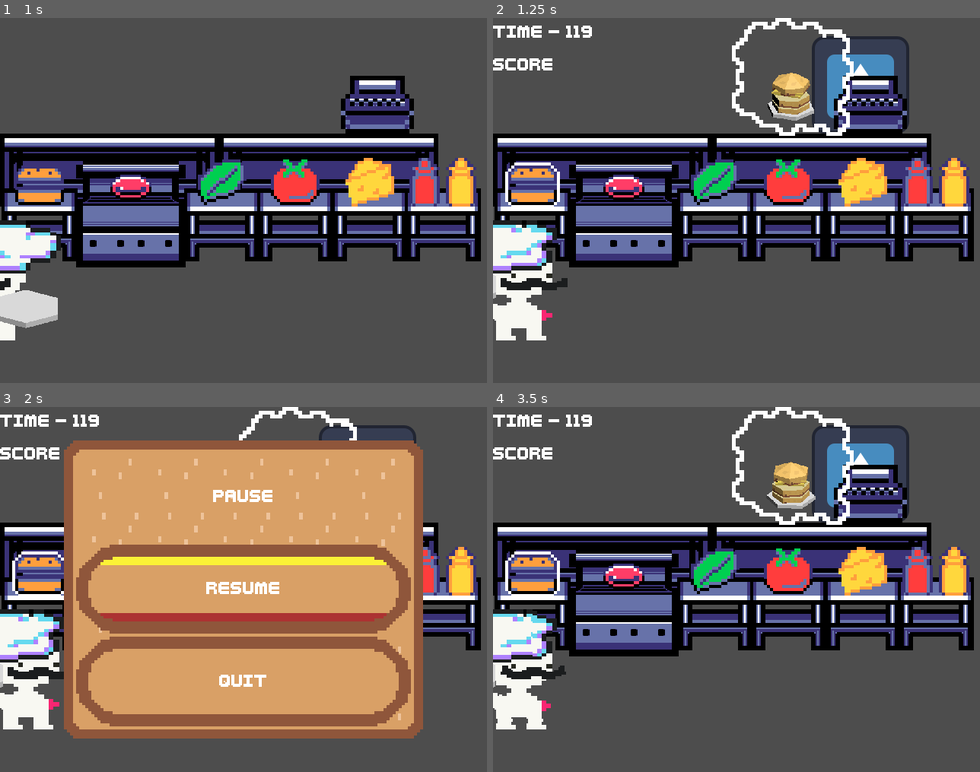
Above: before the commit, frames 1-4 (two rows, left to right).
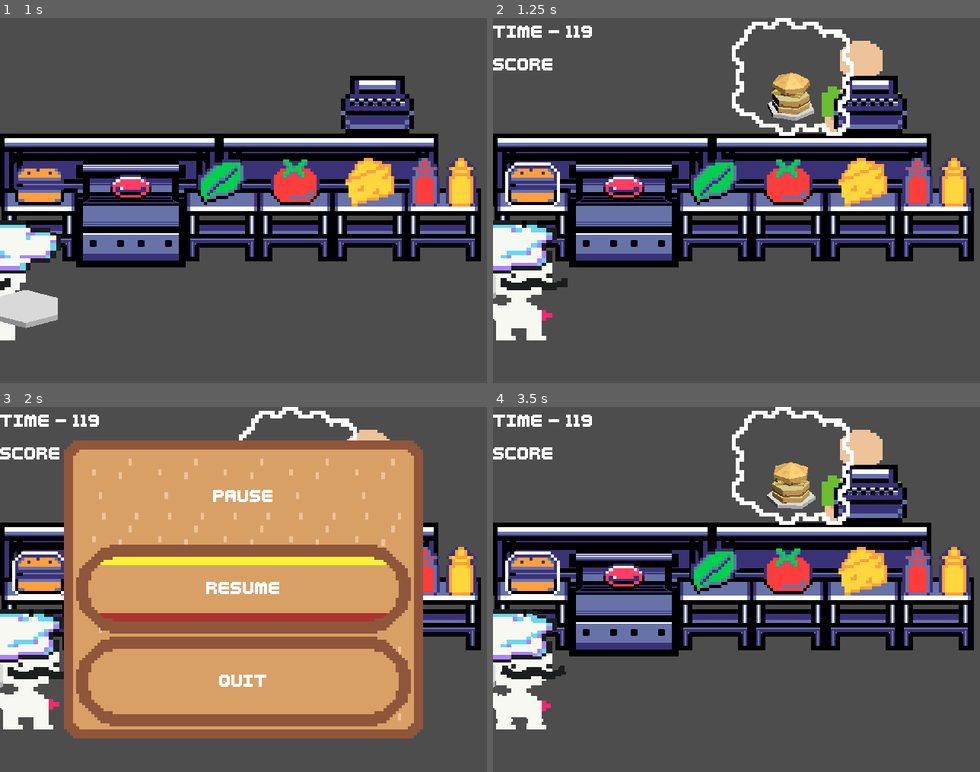
Above: after the commit, the same moments.

Repository: LettucePie/burgert
Game: Godot game, scene res://scenes/play.tscn
The game is run twice, just before and just after one commit, with the same random seed, the same clock (stepped at 60 frames per second) and the same inputs. The engine's default icon, where the game draws it, is replaced by a stand-in: a white triangle on a blue panel in a dark square.
Inputs:
- Up to frame 1 (1 s): click "Play" at 0.5 s
- Up to frame 2 (1.25 s): no input
- Up to frame 3 (2 s): tap Enter (menu) at 1.25 s; hold Right (right) from 1.28 s (still down); tap Z (confirm) at 1.35 s
- Up to frame 4 (3.5 s): release Right (right) at 2.03 s; hold Down (down) 2.03-2.75 s; tap C (special1) at 2.1 s; click "RESUME" at 2.75 s

Frame 1 is identical in both runs. In frame 2, 1.8% of the frame differs, in the area x 65-86%, y 5-32%; in frame 3, 0.3%; in frame 4, 1.8%.

Commit message:
shifted targeting and submission to hud

Diff:
--- a/scenes/game/game.gd
+++ b/scenes/game/game.gd
@@ -39,7 +39,6 @@
 func start_game():
 	game_started = true
 	chef.reset_chef()
-	kitchen.hide_all()
 	submit.set_playing(false, 0)
 	hud.show()
 	$game_timer.start(120)
@@ -51,7 +50,6 @@
 	if game_started:
 		chef.reset_chef()
 		submit.set_playing(false, 0)
-		kitchen.hide_all()
 	game_started = false
 	hud.hide()
 	$game_timer.stop()
@@ -63,7 +61,6 @@
 	#current_order_position = randi_range(0, 3)
 	current_order_position = 3
 	hud.push_burger_build(current_order, current_order_position)
-	kitchen.assign_spot(current_order_position)
 	chef.order_size = current_order.size()
 	print("TODO replace with throw-away burger anim + function")
 	chef.current_burger.refresh_plate()
@@ -110,4 +107,4 @@
 
 
 func _on_chef_submit_burger():
-	pass # Replace with function body.
+	print("Submit Target on correct spot: ", submit.current_area_idx == current_order_position)
--- a/scenes/game/game.tscn
+++ b/scenes/game/game.tscn
@@ -9,7 +9,7 @@
 [ext_resource type="Texture2D" uid="uid://cs2gjbmi4f3jj" path="res://assets/sprites/ui/dot.png" id="4_qu4ek"]
 
 [sub_resource type="CircleShape2D" id="CircleShape2D_p5ec3"]
-radius = 33.0151
+radius = 22.2036
 
 [node name="Game" type="Node" node_paths=PackedStringArray("kitchen", "hud", "chef", "submit")]
 process_mode = 1
--- a/scenes/game/kitchen.gd
+++ b/scenes/game/kitchen.gd
@@ -1,23 +1,2 @@
 extends Node2D
 class_name Kitchen
-
-@export var customers : Array[Texture2D] = []
-@onready var spots : Array[Sprite2D] = [
-	$customers/spot_1, $customers/spot_2, $customers/spot_3, $customers/spot_4
-]
-
-
-func hide_all():
-	for s in spots:
-		s.hide()
-
-
-func assign_spot(idx : int):
-	hide_all()
-	spots[idx].show()
-	var texture_idx : int = randi_range(0, customers.size() - 1)
-	spots[idx].texture = customers[texture_idx]
-
-
-func _ready():
-	hide_all()
--- a/scenes/game/kitchen_a.tscn
+++ b/scenes/game/kitchen_a.tscn
@@ -1,7 +1,6 @@
-[gd_scene load_steps=25 format=3 uid="uid://cb2lak3w8b1s8"]
+[gd_scene load_steps=24 format=3 uid="uid://cb2lak3w8b1s8"]
 
 [ext_resource type="Script" path="res://scenes/game/kitchen.gd" id="1_737en"]
-[ext_resource type="Texture2D" uid="uid://be35n4pr04nkx" path="res://icon.svg" id="1_euexd"]
 [ext_resource type="Texture2D" uid="uid://nabw6f4disui" path="res://assets/resources/sprites/work_station.tres" id="2_gi7bb"]
 [ext_resource type="Texture2D" uid="uid://dcode7kblp41y" path="res://assets/resources/sprites/register.tres" id="2_hv2ir"]
 [ext_resource type="Texture2D" uid="uid://f6jubesn86as" path="res://assets/resources/sprites/large_counter.tres" id="2_to378"]
@@ -36,47 +35,34 @@
 [node name="kitchen_a" type="Node2D"]
 texture_filter = 1
 script = ExtResource("1_737en")
-customers = Array[Texture2D]([ExtResource("1_euexd")])
 
 [node name="customers" type="Node2D" parent="."]
 
-[node name="spot_1" type="Sprite2D" parent="customers"]
+[node name="spot_1" type="Area2D" parent="customers" groups=["Target_Area"]]
 position = Vector2(89, 88)
-texture = ExtResource("1_euexd")
-
-[node name="area_1" type="Area2D" parent="customers/spot_1" groups=["Target_Area"]]
-
-[node name="CollisionShape2D" type="CollisionShape2D" parent="customers/spot_1/area_1"]
-position = Vector2(0, 0.5)
-shape = SubResource("RectangleShape2D_lr1xd")
-
-[node name="spot_2" type="Sprite2D" parent="customers"]
+
+[node name="CollisionShape2D" type="CollisionShape2D" parent="customers/spot_1"]
+position = Vector2(0, 0.5)
+shape = SubResource("RectangleShape2D_lr1xd")
+
+[node name="spot_2" type="Area2D" parent="customers" groups=["Target_Area"]]
 position = Vector2(222, 88)
-texture = ExtResource("1_euexd")
-
-[node name="area_2" type="Area2D" parent="customers/spot_2" groups=["Target_Area"]]
-
-[node name="CollisionShape2D" type="CollisionShape2D" parent="customers/spot_2/area_2"]
-position = Vector2(0, 0.5)
-shape = SubResource("RectangleShape2D_lr1xd")
-
-[node name="spot_3" type="Sprite2D" parent="customers"]
+
+[node name="CollisionShape2D" type="CollisionShape2D" parent="customers/spot_2"]
+position = Vector2(0, 0.5)
+shape = SubResource("RectangleShape2D_lr1xd")
+
+[node name="spot_3" type="Area2D" parent="customers" groups=["Target_Area"]]
 position = Vector2(351, 88)
-texture = ExtResource("1_euexd")
-
-[node name="area_3" type="Area2D" parent="customers/spot_3" groups=["Target_Area"]]
-
-[node name="CollisionShape2D" type="CollisionShape2D" parent="customers/spot_3/area_3"]
-position = Vector2(0, 0.5)
-shape = SubResource("RectangleShape2D_lr1xd")
-
-[node name="spot_4" type="Sprite2D" parent="customers"]
+
+[node name="CollisionShape2D" type="CollisionShape2D" parent="customers/spot_3"]
+position = Vector2(0, 0.5)
+shape = SubResource("RectangleShape2D_lr1xd")
+
+[node name="spot_4" type="Area2D" parent="customers" groups=["Target_Area"]]
 position = Vector2(483, 88)
-texture = ExtResource("1_euexd")
-
-[node name="area_4" type="Area2D" parent="customers/spot_4" groups=["Target_Area"]]
-
-[node name="CollisionShape2D" type="CollisionShape2D" parent="customers/spot_4/area_4"]
+
+[node name="CollisionShape2D" type="CollisionShape2D" parent="customers/spot_4"]
 position = Vector2(0, 0.5)
 shape = SubResource("RectangleShape2D_lr1xd")
 
--- a/scenes/game/submit.gd
+++ b/scenes/game/submit.gd
@@ -11,6 +11,7 @@
 var travel : int = 1
 var spot_areas : Array[Area2D] = []
 var current_area : Area2D = null
+var current_area_idx : int = -1
 
 
 func _ready():
@@ -37,6 +38,8 @@
 	if tf:
 		target.position.x = start_pos
 		travel = 1
+	else:
+		current_area_idx = -1
 
 
 func _assess_current_area():
@@ -50,6 +53,9 @@
 				smallest = dist
 	if current_area != null:
 		print("Current Target: ", current_area.name)
+		current_area_idx = int(current_area.name.lstrip("spot_")) - 1
+	else:
+		current_area_idx = -1
 
 
 func _on_area_target_area_entered(area):
